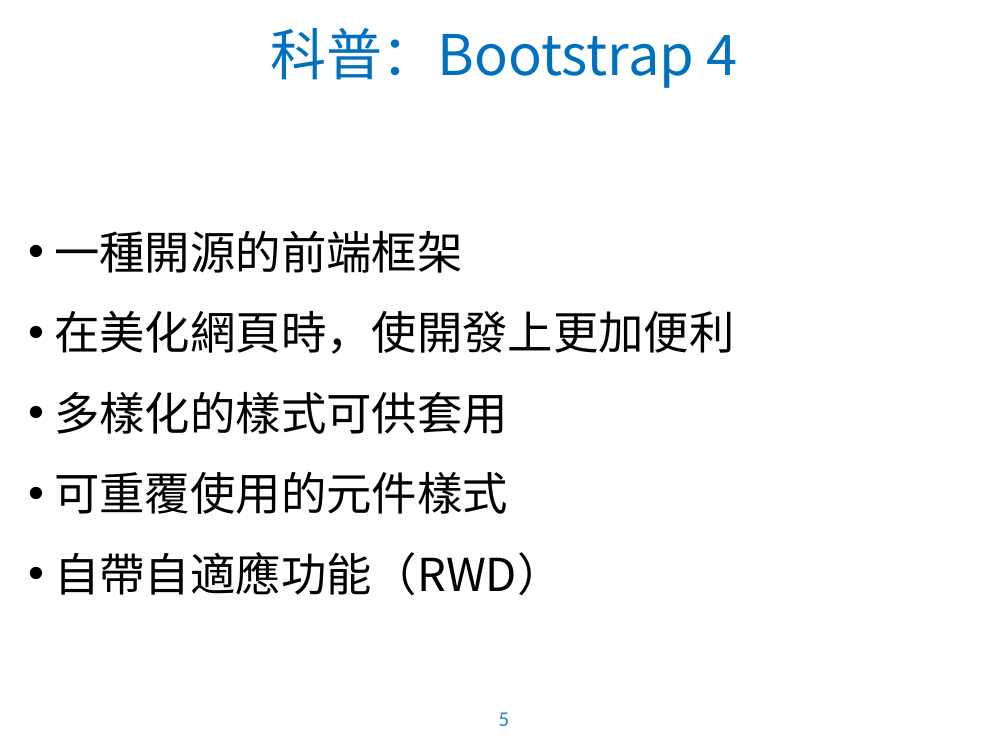
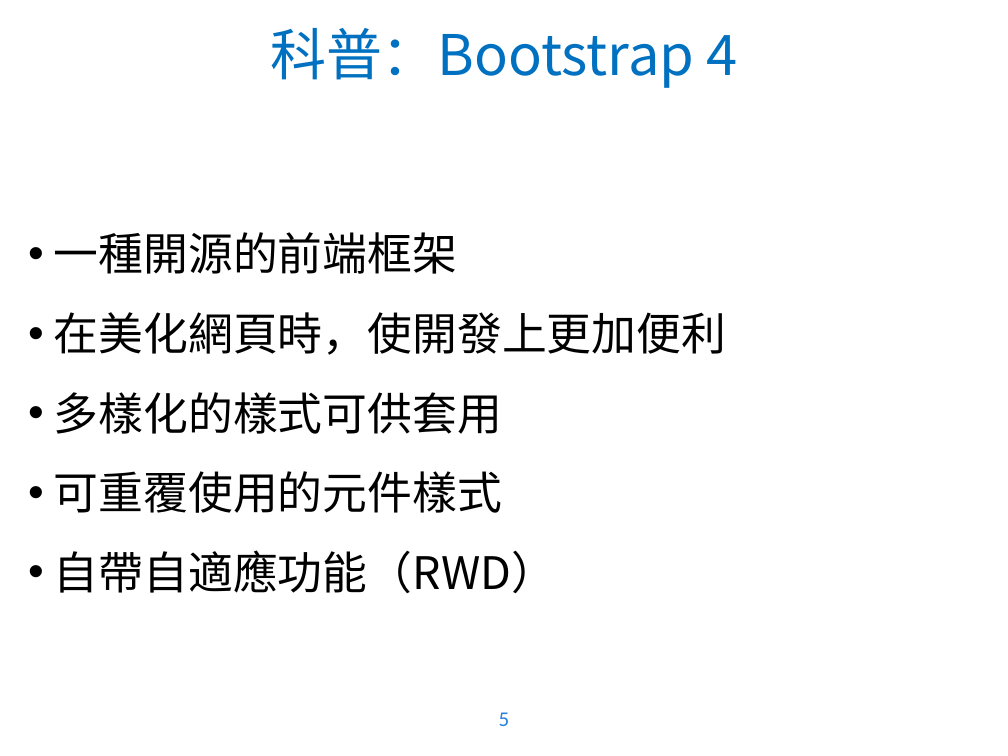
Before and after one commit to WaRTanKE7/WebClubData, a slide deck: slide 5 of 教學簡報/Bootstrap 4.pptx. Drawn at 1008x756 pixels with LibreOffice and Linux fonts; fonts in the diff are those of the drawing; background and template pictures are left out. Boxes give left, top, right and bottom in pixels: in the first picture for what was removed or moved away, otherwise in the second. Text is boxed around its words. In the diff, an @@ line names an element or a change of style, - is before the commit and + after.

```diff
--- a/教學簡報/Bootstrap 4.pptx
+++ b/教學簡報/Bootstrap 4.pptx
@@ text "一種開源的前端框架" at box(54, 232, 726, 593): size 32.4 to 32 pt @@
```
Also in this commit, not shown: 7 other slides changed.
